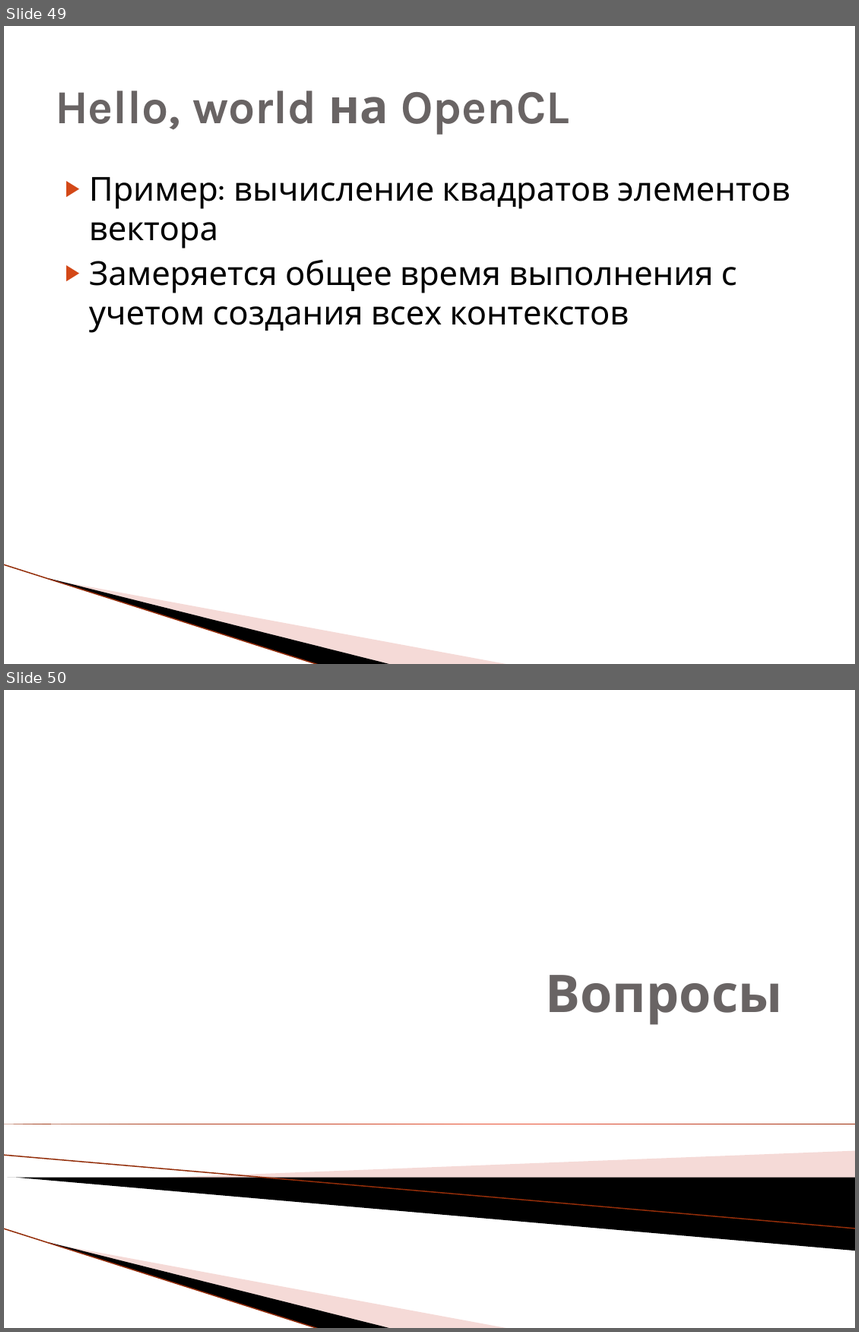
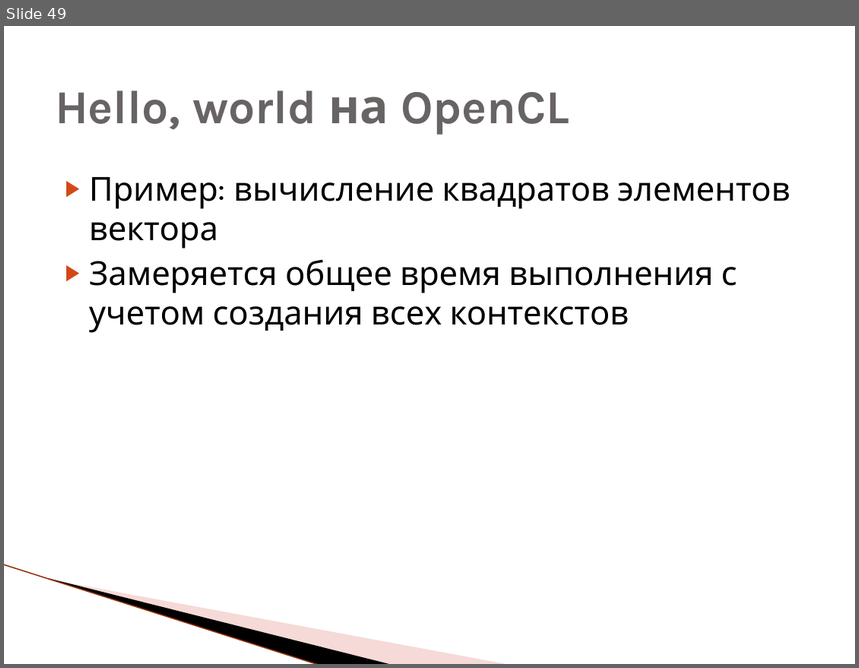
Before and after one commit to HPC-lab-ITIS/OpenCL, a slide deck: lec_0/lec_0.pptx. Shown one above the other, each under a label of ours: slides 49 and 50 before the commit, slide 49 after it. The pictures are 859x1332 and 859x668 pixels, drawn with LibreOffice and Linux fonts; fonts in the diff are those of the drawing; background and template pictures are left out. Boxes give left, top, right and bottom in pixels: in the first picture for what was removed or moved away, otherwise in the second. Text is boxed around its words. In the diff, an @@ line names an element or a change of style, - is before the commit and + after.

```diff
--- a/lec_0/lec_0.pptx
+++ b/lec_0/lec_0.pptx
@@ slide 50 removed at [4,690,855,1328], background picture (left out); not listed: 3 template elements that a slide beside it also shows @@
@@ title removed at [545,975,782,1025] @@
-Вопросы
@@ right triangle removed at [4,1124,855,1124] @@
@@ line removed from (4, 1156) to (855, 1229) @@
@@ freeform shape removed at [161,1151,855,1196] @@
@@ freeform shape removed at [7,1178,855,1251] @@
```
Also in this commit, not shown: 1 slide added, 1 other file.
